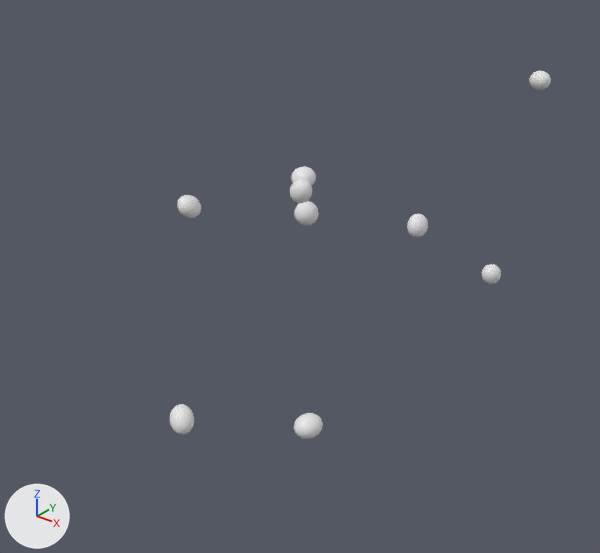
An edit to the OBJ model data/radials/radial_14/radial.obj, drawn before and after from the same camera.
Both versions are drawn from a 50 mm lens placed at (2.07, -2.65, 1.24), pointed at (0.04, -0.11, -0.33). Every picture has the same lights, and +X, +Y and +Z are marked at lower left. The older version comes first. Where no turn or scale is listed for an object, it has been applied to the vertices.

Before the edit, the objects in view are built like this:
```python
me_radial = bpy.data.meshes.new('radial')
me_radial.from_pydata(...)  # 1458 vertices, 2880 faces; spans x -0.22..0.54, y -0.81..1.27, z -0.81..0.39
ob_radial = bpy.data.objects.new('radial', me_radial)
ob_radial.location = (0.0, 0.0, 0.0)
```
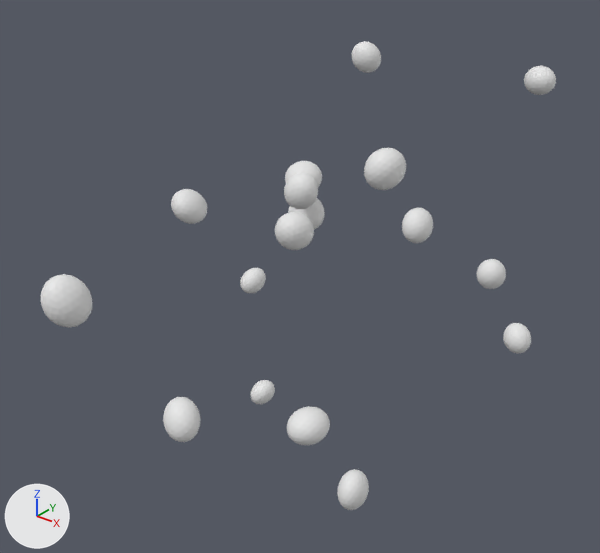
Location of each change, (x1, y1, x2, y2) in pixels of the pictures (600 x 553 px; the box of a moved part takes in the faces that stretch with it):
'radial', reshaped (35% wider, 27% taller): before (170, 71, 551, 439); after (40, 41, 556, 510)
part 1 of me_radial, moved or reshaped: before (481, 264, 501, 284); after (477, 259, 506, 289)
part 2 of me_radial, moved or reshaped: before (177, 195, 201, 218); after (171, 189, 207, 224)
part 3 of me_radial, moved or reshaped: before (170, 404, 194, 434); after (163, 397, 200, 442)
part 4 of me_radial, moved or reshaped: before (294, 413, 323, 439); after (287, 406, 330, 445)
part 5 of me_radial, moved or reshaped: before (529, 71, 551, 90); after (524, 66, 556, 95)
part 6 of me_radial, moved or reshaped: before (294, 201, 319, 226); after (288, 198, 325, 230)
part 7 of me_radial, moved or reshaped: before (407, 213, 428, 237); after (402, 208, 433, 243)
part 8 of me_radial, added: after (364, 148, 406, 190)
part 9 of me_radial, added: after (503, 323, 531, 353)
part 10 of me_radial, added: after (275, 212, 314, 250)
part 11 of me_radial, added: after (250, 380, 275, 404)
part 12 of me_radial, added: after (337, 469, 369, 510)
part 13 of me_radial, added: after (40, 274, 92, 328)
part 14 of me_radial, added: after (352, 41, 381, 73)
part 15 of me_radial, added: after (240, 268, 266, 293)
part 16 of me_radial, moved or reshaped: before (290, 166, 316, 203); after (284, 161, 322, 209)

Diff of the bpy script that builds the scene:
```diff
--- a/data/radials/radial_14/radial.obj.py
+++ b/data/radials/radial_14/radial.obj.py
@@ me_radial @@
-me_radial.from_pydata(...)  # 1458 vertices, 2880 faces; spans x -0.22..0.54, y -0.81..1.27, z -0.81..0.39
+me_radial.from_pydata(...)  # 2754 vertices, 5440 faces; spans x -0.47..0.74, y -1.47..1.3, z -1.3..0.47
+# me_radial part 1: the loose piece of 162 vertices spanning x 0.38..0.48, y 0.92..1.02, z -0.66..-0.55 is scaled about its middle by 1.5
+# me_radial part 2: the loose piece of 162 vertices spanning x -0.22..-0.13, y -0.59..-0.49, z 0.03..0.12 is scaled about its middle by 1.5
+# me_radial part 3: the loose piece of 162 vertices spanning x -0.11..0.0, y -0.81..-0.71, z -0.81..-0.7 is scaled about its middle by 1.5
+# me_radial part 4: the loose piece of 162 vertices spanning x 0.37..0.47, y -0.59..-0.47, z -0.75..-0.66 is scaled about its middle by 1.5
+# me_radial part 5: the loose piece of 162 vertices spanning x 0.4..0.51, y 1.17..1.27, z 0.3..0.39 is scaled about its middle by 1.5
+# me_radial part 6: the loose piece of 162 vertices spanning x -0.16..-0.05, y 0.07..0.18, z -0.2..-0.09 is scaled about its middle by 1.5
+# me_radial part 7: the loose piece of 162 vertices spanning x 0.45..0.54, y 0.03..0.13, z -0.08..0.01 is scaled about its middle by 1.5
+# me_radial part 8: the loose piece of 162 vertices spanning x 0.45..0.54, y 0.03..0.13, z -0.08..0.01 is copied, and the copy is multiplied about its middle by the matrix ((1.023, -0.585, -1.271), (-0.995, 1.221, -1.392), (1.673, 1.216, 0.195)), then moved by (-0.18, 0.02, 0.19); it spans x 0.23..0.39, y 0.02..0.19, z 0.07..0.25
+# me_radial part 9: the loose piece of 162 vertices spanning x 0.38..0.48, y 0.92..1.02, z -0.66..-0.55 is copied, and the copy is multiplied about its middle by the matrix ((1.098, 0.861, -0.275), (-0.841, 0.328, -0.964), (-0.798, 0.991, 0.743)), then moved by (0.24, -0.14, -0.23); it spans x 0.6..0.74, y 0.77..0.91, z -0.91..-0.76
+# me_radial part 10: the loose piece of 162 vertices spanning x -0.07..0.03, y -0.07..0.01, z -0.03..0.08 is copied, and the copy is multiplied about its middle by the matrix ((-0.793, -1.137, 0.573), (-0.031, -0.657, -1.348), (1.273, -0.724, 0.323)), then moved by (0.24, -0.34, -0.01); it spans x 0.15..0.29, y -0.45..-0.29, z -0.06..0.09
+# me_radial part 11: the loose piece of 162 vertices spanning x -0.16..-0.05, y 0.07..0.18, z -0.2..-0.09 is copied, and the copy is multiplied about its middle by the matrix ((0.391, -0.527, 0.949), (-1.036, -0.752, -0.05), (0.629, -0.956, -0.436)), then moved by (-0.29, 0.0, -1.09); it spans x -0.47..-0.34, y 0.06..0.2, z -1.3..-1.17
+# me_radial part 12: the loose piece of 162 vertices spanning x 0.37..0.47, y -0.59..-0.47, z -0.75..-0.66 is copied, and the copy is multiplied about its middle by the matrix ((1.016, -0.368, -0.169), (0.164, 0.687, 1.307), (-0.326, -1.066, 0.92)), then moved by (0.25, -0.04, -0.16); it spans x 0.61..0.73, y -0.65..-0.5, z -0.94..-0.79
+# me_radial part 13: the loose piece of 162 vertices spanning x -0.22..-0.13, y -0.59..-0.49, z 0.03..0.12 is copied, and the copy is multiplied about its middle by the matrix ((-0.852, 0.705, -0.806), (-1.29, -0.155, 0.681), (0.768, 1.013, 1.359)), then moved by (0.38, -0.86, 0.06); it spans x 0.14..0.27, y -1.47..-1.33, z 0.05..0.2
+# me_radial part 14: the loose piece of 162 vertices spanning x 0.4..0.51, y 1.17..1.27, z 0.3..0.39 is copied, and the copy is multiplied about its middle by the matrix ((-1.413, -0.265, 0.46), (-0.391, -0.369, -1.411), (0.361, -1.44, 0.276)), then moved by (-0.84, -0.25, 0.05); it spans x -0.47..-0.31, y 0.91..1.04, z 0.31..0.47
+# me_radial part 15: the loose piece of 162 vertices spanning x -0.16..-0.05, y 0.07..0.18, z -0.2..-0.09 is copied, and the copy is multiplied about its middle by the matrix ((-0.272, 0.73, 0.791), (0.965, -0.196, 0.512), (0.477, 0.813, -0.586)), then moved by (-0.28, -0.06, -0.4); it spans x -0.44..-0.33, y -0.01..0.12, z -0.6..-0.48
+# me_radial part 16: 4 vertices moved within x -0.07..-0.02, y -0.01..0.04, z 0.0..0.08; 316 vertices removed from x -0.11..0.03, y -0.07..0.09, z -0.03..0.11; 316 vertices added at x -0.14..0.06, y -0.1..0.12, z -0.05..0.13
```
